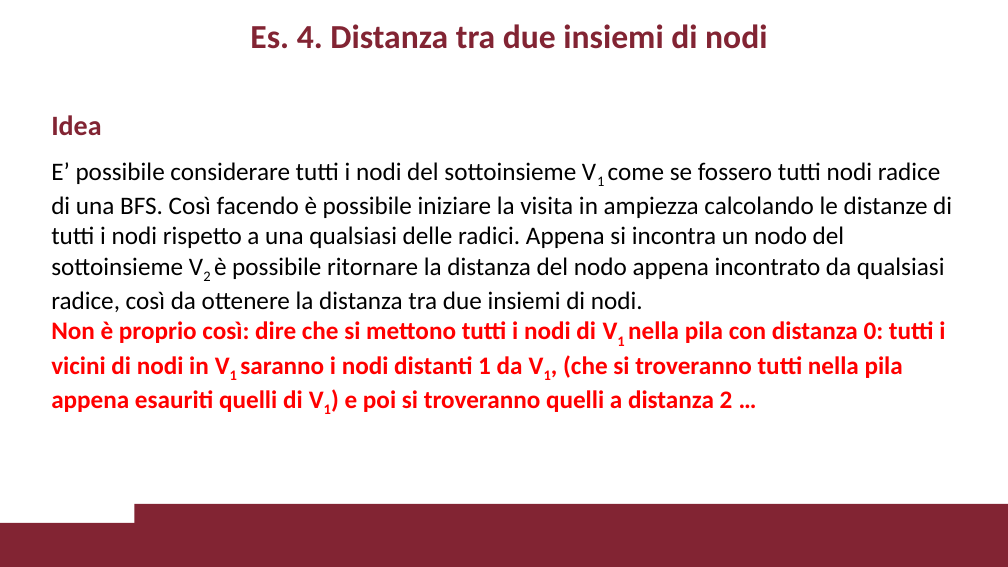
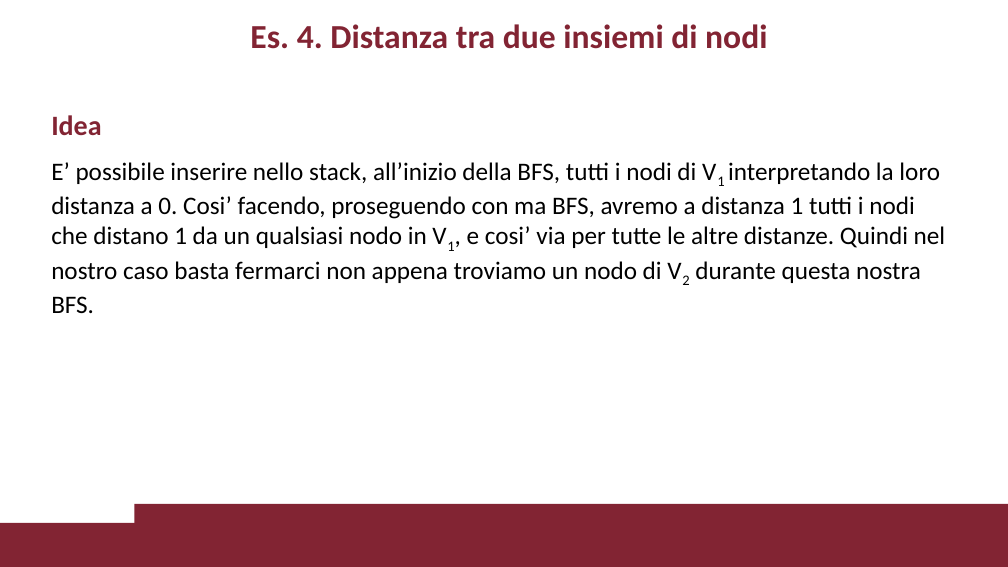
Before and after one commit to VincenzoImp/PDA, a slide deck: slide 11 of Esercitazione3/Esercitazione3.pptx. Drawn at 1008x567 pixels with LibreOffice and Linux fonts; fonts in the diff are those of the drawing; background and template pictures are left out. Boxes give left, top, right and bottom in pixels: in the first picture for what was removed or moved away, otherwise in the second. Text is boxed around its words. In the diff, an @@ line names an element or a change of style, - is before the commit and + after.

```diff
--- a/Esercitazione3/Esercitazione3.pptx
+++ b/Esercitazione3/Esercitazione3.pptx
@@ text at <box>51,162,945,313</box>: text changed @@
-E’ possibile considerare tutti i nodi del sottoinsieme V1 come se fossero tutti nodi radice di una BFS. Così facendo è possibile iniziare la visita in ampiezza calcolando le distanze di tutti i nodi rispetto a una qualsiasi delle radici. Appena si incontra un nodo del sottoinsieme V2 è possibile ritornare la distanza del nodo appena incontrato da qualsiasi radice, così da ottenere la distanza tra due insiemi di nodi.
-Non è proprio così: dire che si mettono tutti i nodi di V1 nella pila con distanza 0: tutti i vicini di nodi in V1 saranno i nodi distanti 1 da V1, (che si troveranno tutti nella pila appena esauriti quelli di V1) e poi si troveranno quelli a distanza 2 …
+E’ possibile inserire nello stack, all’inizio della BFS, tutti i nodi di V1 interpretando la loro distanza a 0. Cosi’ facendo, proseguendo con ma BFS, avremo a distanza 1 tutti i nodi che distano 1 da un qualsiasi nodo in V1, e cosi’ via per tutte le altre distanze. Quindi nel nostro caso basta fermarci non appena troviamo un nodo di V2 durante questa nostra BFS.
```
Also in this commit, not shown: 7 other slides changed, 4 slides added, 1 slide removed, 5 other files.
